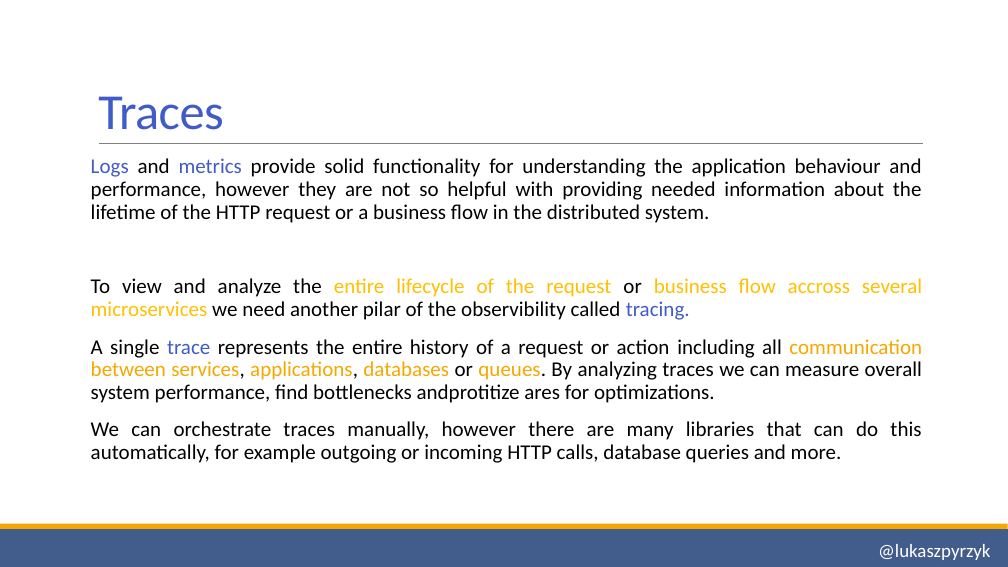
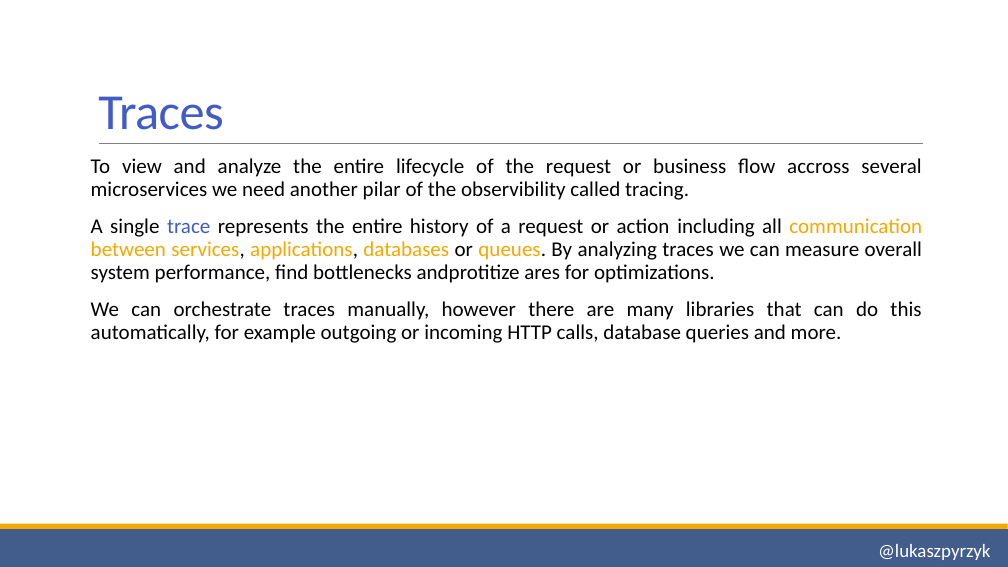
Before and after one commit to lukasz-pyrzyk/opentelemetry-demo, a slide deck: slide 8 of OpenTelemetry.pptx. Drawn at 1008x567 pixels with LibreOffice and Linux fonts; fonts in the diff are those of the drawing. Boxes give left, top, right and bottom in pixels: in the first picture for what was removed or moved away, otherwise in the second. Text is boxed around its words. In the diff, an @@ line names an element or a change of style, - is before the commit and + after.

```diff
--- a/OpenTelemetry.pptx
+++ b/OpenTelemetry.pptx
@@ text at (91,158,922,223): paragraph removed @@
-Logs and metrics provide solid functionality for understanding the application behaviour and performance, however they are not so helpful with providing needed information about the lifetime of the HTTP request or a business flow in the distributed system.
@@ text at (91,158,921,200): text colour #FFC000 to #000000 in "entire lifecycle of the request business flow ..."; text colour #425CC7 to #000000 in "tracing." @@
```
Also in this commit, not shown: 3 other slides changed, 1 slide removed.
